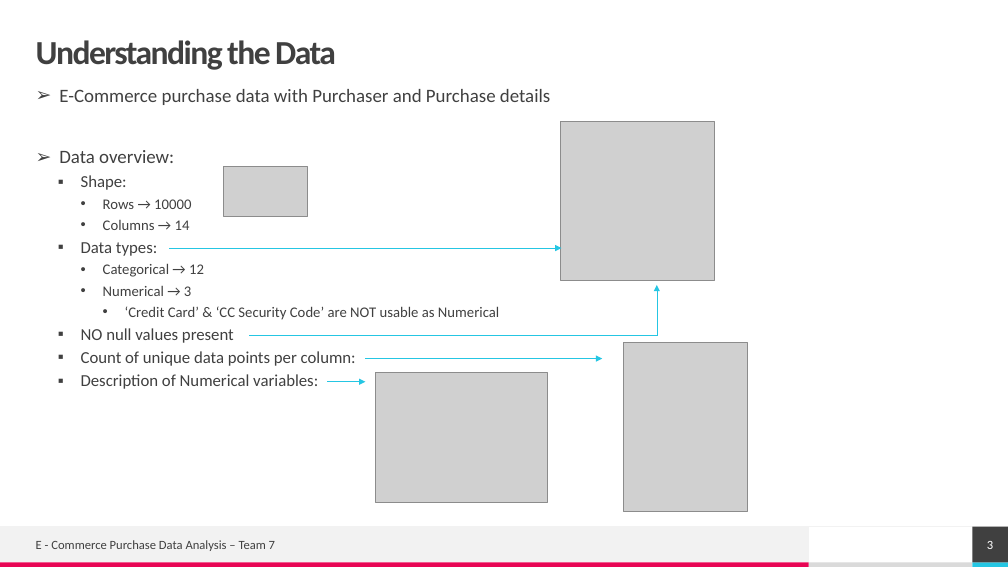
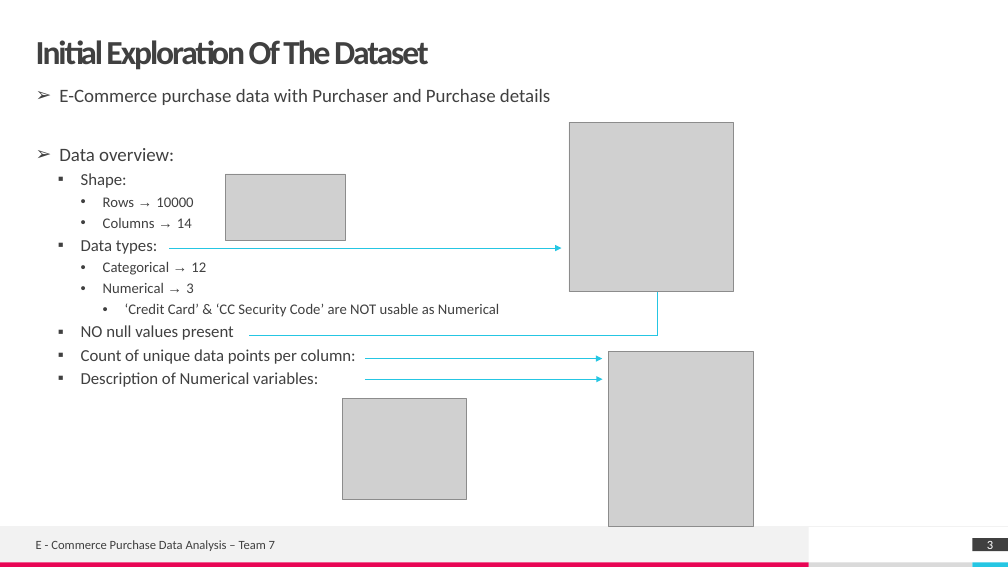
Before and after one commit to RajeshRamachander/ecom, a slide deck: slide 3 of Ecom_Eda.pptx. Drawn at 1008x567 pixels with LibreOffice and Linux fonts; fonts in the diff are those of the drawing; grey boxes stand for pictures. Boxes give left, top, right and bottom in pixels: in the first picture for what was removed or moved away, otherwise in the second. Text is boxed around its words. In the diff, an @@ line names an element or a change of style, - is before the commit and + after.

```diff
--- a/Ecom_Eda.pptx
+++ b/Ecom_Eda.pptx
@@ title at (x1=36, y1=40, x2=429, y2=70): text changed @@
-Understanding the Data
+Initial Exploration Of The Dataset
@@ picture resized from (x1=561, y1=122, x2=715, y2=281) to (x1=569, y1=123, x2=734, y2=292) @@
@@ picture removed at (x1=224, y1=166, x2=308, y2=216) @@
@@ picture added at (x1=225, y1=174, x2=345, y2=240) @@
@@ text at (x1=103, y1=197, x2=206, y2=293): font Calibri to Arial in "→", "→", "→", "→" @@
@@ elbow arrow removed from (250, 336) to (657, 285) @@
@@ freeform shape added at (x1=250, y1=285, x2=657, y2=336), outline #25C6E3 0.5 pt @@
@@ picture resized from (x1=624, y1=343, x2=748, y2=512) to (x1=609, y1=352, x2=753, y2=526) @@
@@ arrow removed from (327, 382) to (365, 382) @@
@@ arrow added from (365, 380) to (603, 380), #25C6E3 0.5 pt @@
@@ picture removed at (x1=376, y1=373, x2=547, y2=502) @@
@@ picture added at (x1=343, y1=399, x2=467, y2=499) @@
@@ freeform shape removed at (x1=0, y1=527, x2=809, y2=563) @@
@@ rectangle added at (x1=0, y1=527, x2=809, y2=563), fill #F2F2F2 @@
@@ page number resized from (x1=972, y1=527, x2=1008, y2=563) to (x1=972, y1=538, x2=1008, y2=551) @@
```
Also in this commit, not shown: 7 other slides changed, 3 slides added, 2 slides removed, 1 other file.
